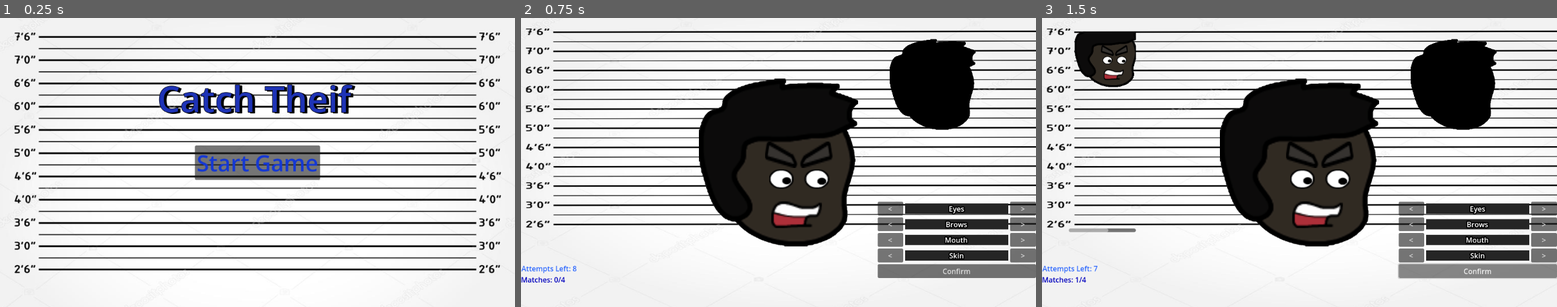
Above: before the commit, frames 1-3 (left to right).
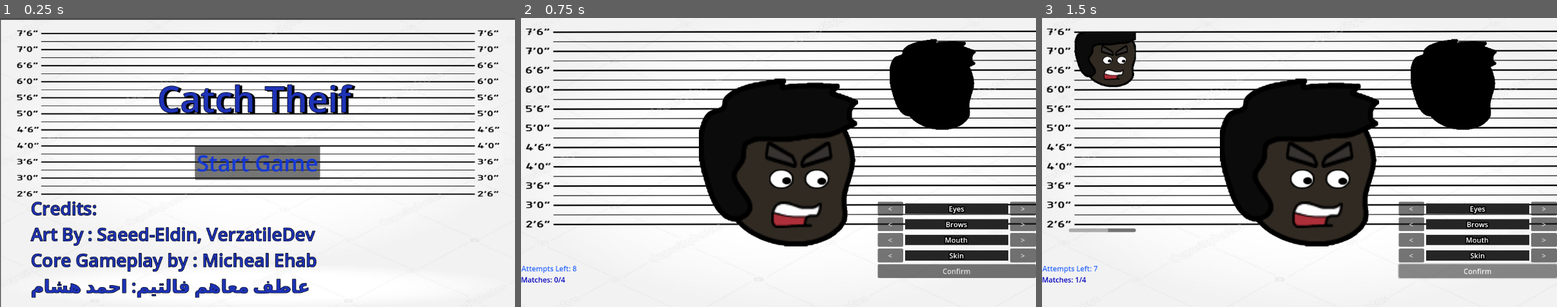
Above: after the commit, the same moments.

Repository: InnerAnythings/catch-thief
Game: Godot game, scene res://scenes/MainMenu.tscn
Same seed, same stepped clock (60 frames per second), same inputs: the game is played once before the commit and once after it.
Inputs:
- Up to frame 1 (0.25 s): no input
- Up to frame 2 (0.75 s): click "Start Game" at 0.5 s
- Up to frame 3 (1.5 s): click "Confirm" at 1.25 s

The runs differ from the first frame. In frame 1, 27% of the frame differs, in the area x 0-100%, y 0-100%; in frame 2, nothing differs; in frame 3, nothing differs.

Commit message:
add credits

Diff:
--- a/scenes/MainMenu.tscn
+++ b/scenes/MainMenu.tscn
@@ -8,9 +8,26 @@
 
 [node name="CanvasLayer" type="CanvasLayer" parent="."]
 
+[node name="Label2" type="Label" parent="CanvasLayer"]
+z_index = 3
+offset_left = 69.0
+offset_top = 399.0
+offset_right = 1095.0
+offset_bottom = 679.0
+theme_override_colors/font_color = Color(0.117647, 0.2, 0.713726, 1)
+theme_override_constants/shadow_offset_x = 5
+theme_override_constants/shadow_offset_y = 2
+theme_override_constants/outline_size = 4
+theme_override_constants/shadow_outline_size = 4
+theme_override_font_sizes/font_size = 40
+text = "Credits:
+Art By : Saeed-Eldin, VerzatileDev
+Core Gameplay by : Micheal Ehab
+عاطف معاهم فالتيم: احمد هشام"
+
 [node name="Hieght" type="Sprite2D" parent="CanvasLayer"]
-position = Vector2(576, 467)
-scale = Vector2(1.13392, 0.917808)
+position = Vector2(577, 328)
+scale = Vector2(1.12414, 0.634051)
 texture = ExtResource("2_2wh52")
 
 [node name="BtnPlay" type="Button" parent="CanvasLayer"]
--- a/scripts/character_creator.gd
+++ b/scripts/character_creator.gd
@@ -38,6 +38,7 @@
 
 # UI Nodes
 @onready var label_score: Label = $CanvasLayer/LabelScore
+@onready var label_credits: Label = $CanvasLayer/LabelCredits
 @onready var label_attempts: Label = $CanvasLayer/LabelAttempts
 @onready var label_game_over: Label = $CanvasLayer/LabelGameOver
 @onready var btn_restart: Button = $CanvasLayer/BtnRestart
@@ -337,6 +338,7 @@
 		label_game_over.modulate = Color.GREEN
 	else:
 		label_game_over.text = "GAME OVER!"
+
 		label_game_over.modulate = Color.RED
 
 
Not shown: 1 places in scenes/MainMenu.tscn that only renumber resources
